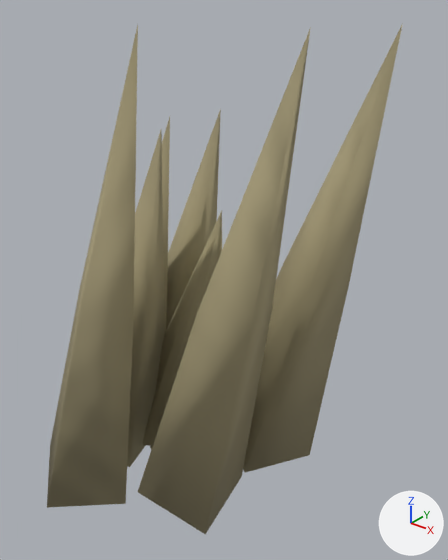
What one commit did to the glTF model assets/styles/bright_clay/models/foliage_grass_dry.glb.
Rendered twice from a camera (50 mm lens) standing at (0.794, -0.894, 1.049) and looking at (0.098, -0.023, 0.509). Arrows for +X, +Y and +Z are at lower right; the lights stay in place. The first picture is the older version. Vertices at exactly the same position are counted once.

In view in the first picture: 'scenery_dry'.
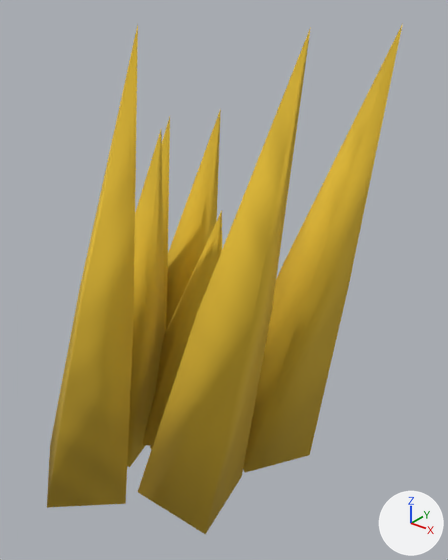
Edits to the bpy script that builds the scene:
```text
Change me_cone_010:
    where me_cone_010.from_pydata(...)  # 90 vertices, 144 faces; spans x -0.339..0.364, y -0.379..0.201, z -0.32..0.645
    used by ob_scenery_dry; location = (0.0, 0.0, 0.35)
    me_cone_010 part 1: 144 faces centred in x -0.269..0.312, y -0.326..0.155, z -0.303..0.341 are repainted in the vertex colours; the middle colour goes from beige #a39977 to yellow #e1ba31
```

What differs and where, as boxes (x1, y1, x2, y2) in the pictures (448 x 560 px):
part 1 of me_cone_010, recoloured (beige to yellow): (47, 23, 403, 534) in both
